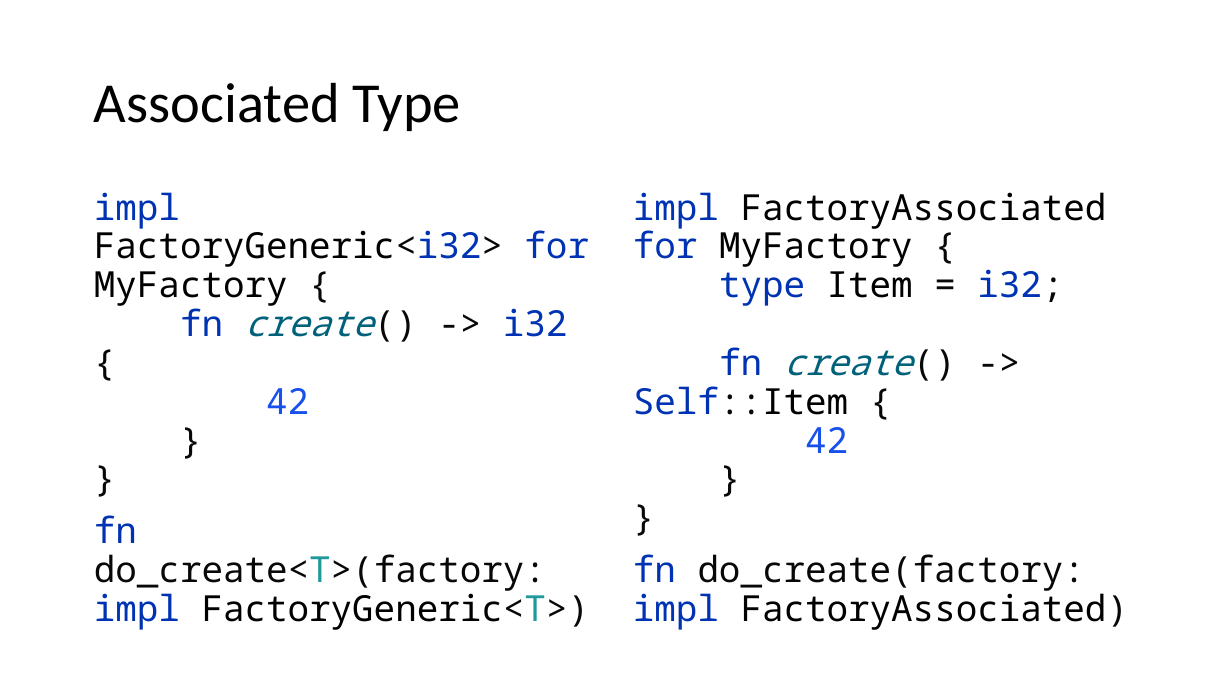
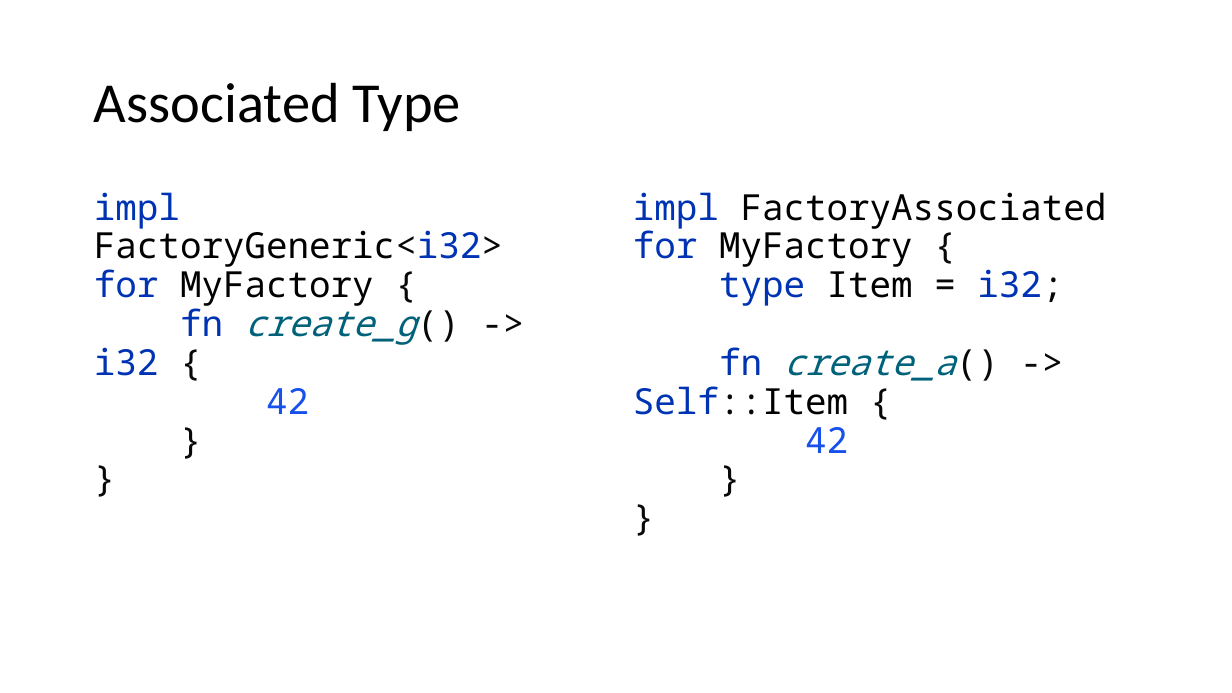
Before and after one commit to kugushev/course-rust-basics, a slide deck: slide 64 of pres/02-BuildingBlocks.pptx (slide 58 before the commit). Drawn at 1232x693 pixels with LibreOffice and Linux fonts; fonts in the diff are those of the drawing. Boxes give left, top, right and bottom in pixels: in the first picture for what was removed or moved away, otherwise in the second. Text is boxed around its words. In the diff, an @@ line names an element or a change of style, - is before the commit and + after.

Commit message:
finish lecture 2

```diff
--- a/pres/02-BuildingBlocks.pptx
+++ b/pres/02-BuildingBlocks.pptx
@@ text at <box>94,192,503,414</box>: text changed @@
-impl FactoryGeneric<i32> for MyFactory {
-fn create() -> i32 {
-42
-}
-}
-fn do_create<T>(factory: impl FactoryGeneric<T>)
+impl FactoryGeneric<i32> for MyFactory {
+fn create_g() -> i32 {
+42
+}
+}
@@ text at <box>633,192,1107,453</box>: text changed @@
-impl FactoryAssociated for MyFactory {
-type Item = i32;
-fn create() -> Self::Item {
-42
-}
-}
-fn do_create(factory: impl FactoryAssociated)
+impl FactoryAssociated for MyFactory {
+type Item = i32;
+fn create_a() -> Self::Item {
+42
+}
+}
```
Also in this commit, not shown: 8 other slides changed, 12 slides added, 3 slides removed, 2 other files.
